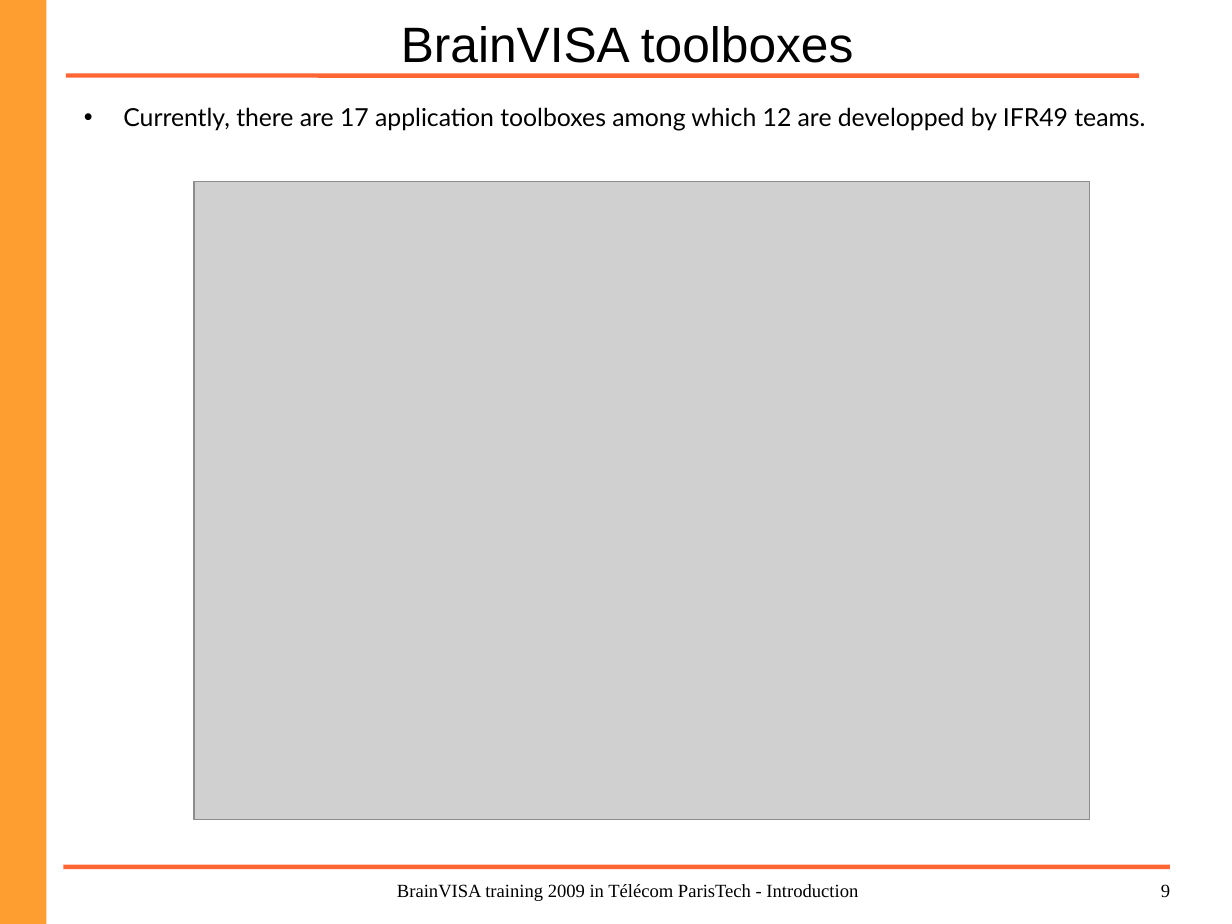
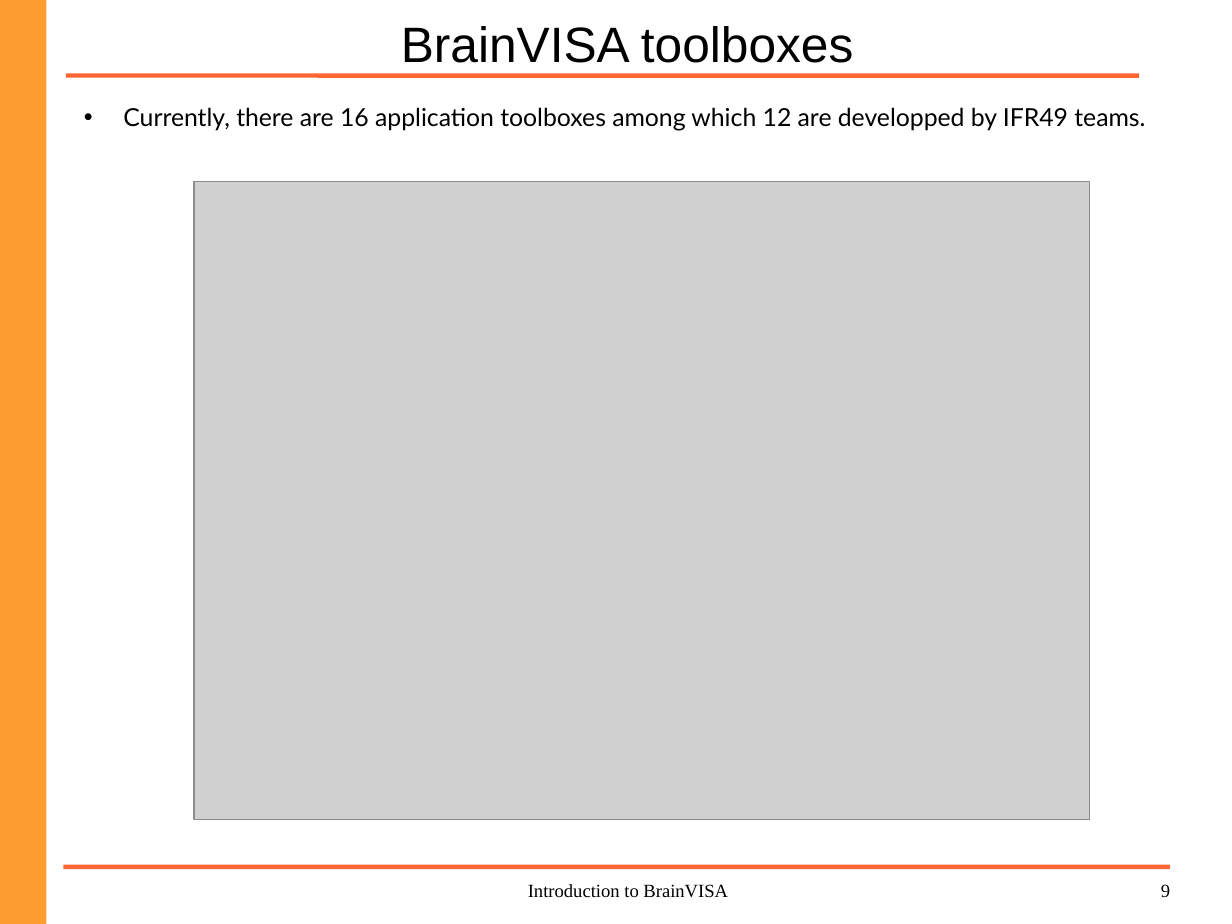
Before and after one commit to brainvisa/axon, a slide deck: slide 9 of doc/intro_bv.odp. Drawn at 1232x924 pixels with LibreOffice and Linux fonts; fonts in the diff are those of the drawing; grey boxes stand for pictures; background and template pictures are left out. Boxes give left, top, right and bottom in pixels: in the first picture for what was removed or moved away, otherwise in the second. Text is boxed around its words. In the diff, an @@ line names an element or a change of style, - is before the commit and + after.

Commit message:
Updated introduction to Brainvisa slides (without naming syneika)

```diff
--- a/doc/intro_bv.odp
+++ b/doc/intro_bv.odp
@@ text at <box>123,107,1145,131</box>: text changed @@
-• Currently, there are 17 application toolboxes among which 12 are developped by IFR49 teams.
+• Currently, there are 16 application toolboxes among which 12 are developped by IFR49 teams.
@@ text at <box>528,884,728,898</box>: text changed @@
-BrainVISA training 2009 in Télécom ParisTech - Introduction
+Introduction to BrainVISA
```
Also in this commit, not shown: 20 other slides changed, 1 slide removed, 1 other file.
